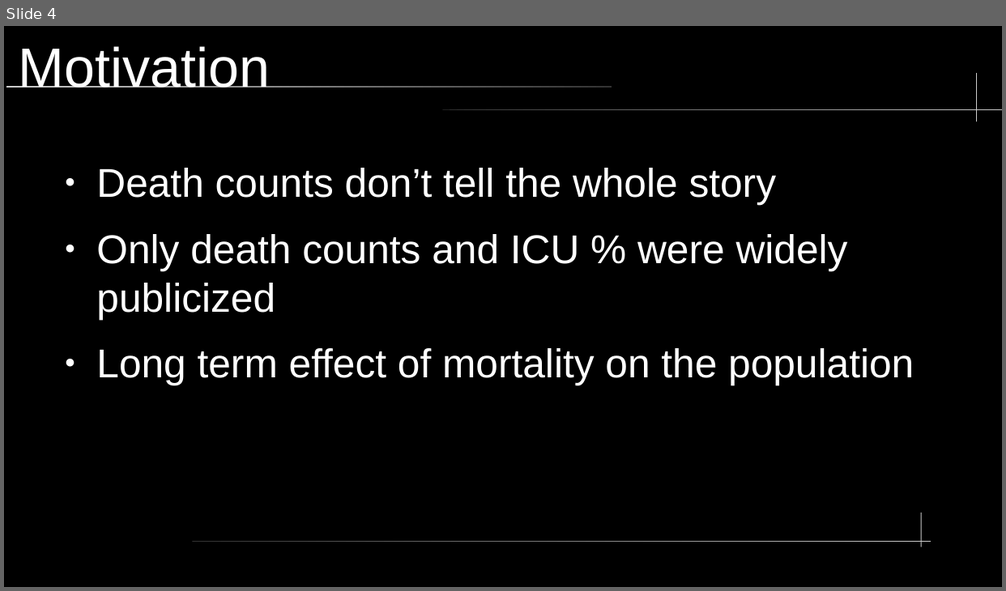
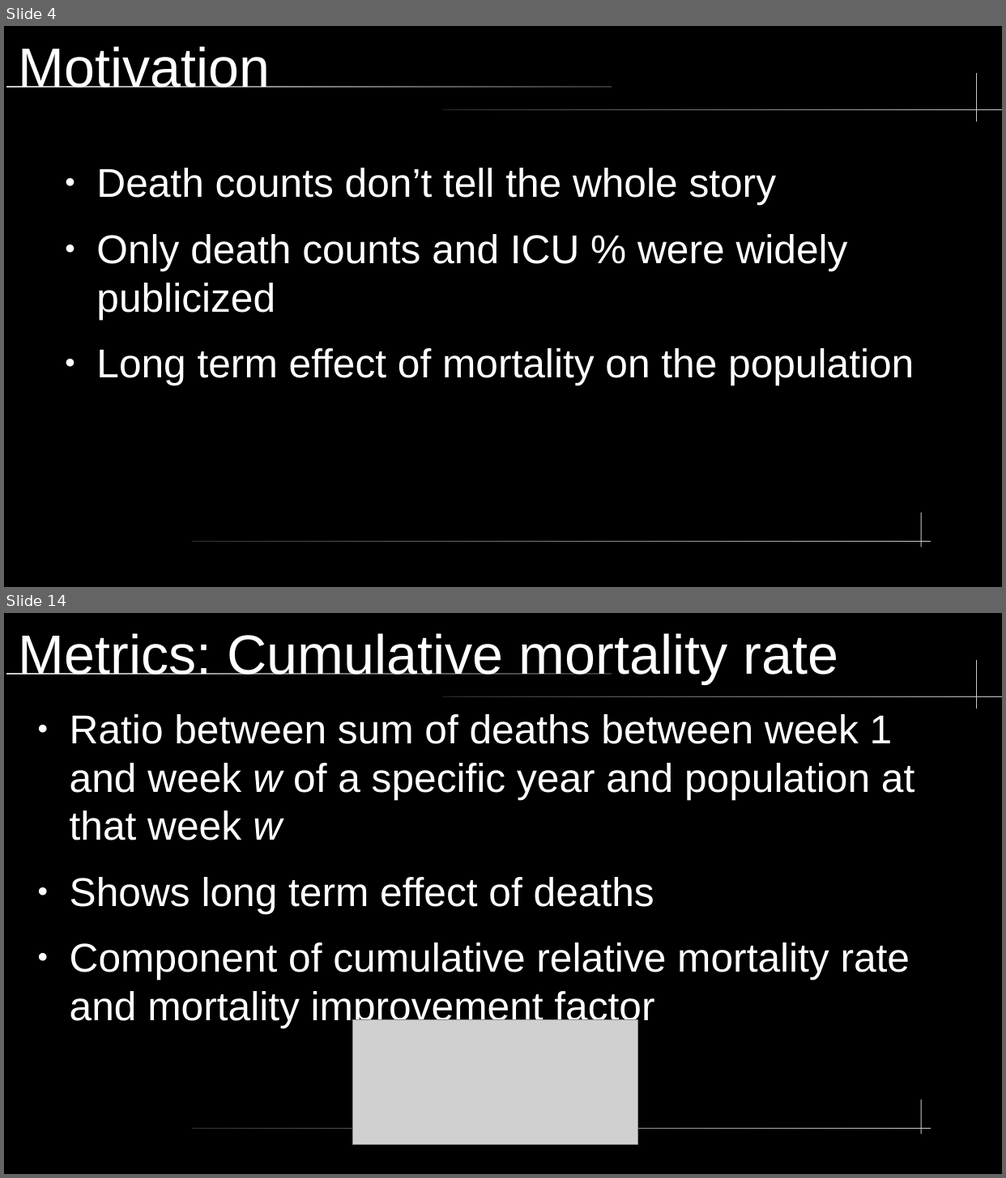
Before and after one commit to dreth/tfm_uc3m, a slide deck: paper/presentation/presentation.odp. Shown one above the other, each under a label of ours: slide 4 before the commit, slides 4 and 14 after it; the slides between them are not shown. The pictures are 1006x591 and 1006x1178 pixels, drawn with LibreOffice and Linux fonts; fonts in the diff are those of the drawing; grey boxes stand for pictures. Boxes give left, top, right and bottom in pixels: in the first picture for what was removed or moved away, otherwise in the second. Text is boxed around its words. In the diff, an @@ line names an element or a change of style, - is before the commit and + after.

```diff
--- a/paper/presentation/presentation.odp
+++ b/paper/presentation/presentation.odp
@@ slide 14 added at box(4, 613, 1002, 1174), background #000000; not listed: 5 template elements that a slide beside it also shows @@
@@ title added at box(19, 633, 838, 684), 44 pt, text #FFFFFF @@
+Metrics: Cumulative mortality rate
@@ text added at box(70, 714, 914, 1029), 32 pt, text #FFFFFF @@
+● Ratio between sum of deaths between week 1 and week w of a specific year and population at that week w
+● Shows long term effect of deaths
+● Component of cumulative relative mortality rate and mortality improvement factor
@@ picture added at box(354, 1020, 638, 1144) @@
```
Also in this commit, not shown: 2 slides changed, 23 other slides added.
